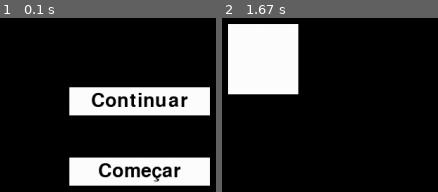
Above: before the commit, frames 1-2 (left to right).
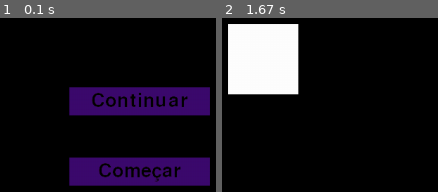
Above: after the commit, the same moments.

Repository: cabral-tiago/pygame-evert
Game: pygame game, started from main.py
Same seed, same stepped clock (60 frames per second), same inputs: the game is played once before the commit and once after it.
Inputs (mouse positions are in pixels of both pictures, inside the frame that each line leads up to):
- Up to frame 1 (0.1 s): no input
- Up to frame 2 (1.67 s): press the mouse at (360, 101) at 0.37 s; move the mouse to (outside the picture) at 0.47 s; release the mouse at (outside the picture) at 0.6 s

The runs differ from the first frame. In frame 1, 20% of the frame differs, in the area x 31-98%, y 39-97%; in frame 2, nothing differs.

Commit message:
[Add] Update methods, button hover, cursor handling
Adds update methods to Game and Scene
Adds update_mouse to Game to handle
cursor updating
Adds hovering effect for Button

Diff:
--- a/classes/button.py
+++ b/classes/button.py
@@ -3,12 +3,14 @@
 from classes.gameobject import GameObject
 from pygame.surface import Surface
 from pygame.font import Font
+import pygame
 
 
 class Button(GameObject):
 
     def __init__(self, text: str, size: Tuple[int, int], target_state: GameState) -> None:
         self.__target_state: GameState = target_state
+        self.hovered: bool = False
 
         font = Font(None, 40)
 
@@ -21,5 +23,13 @@
 
         super().__init__(surface)
 
+    def get_surface(self) -> Surface:
+        if self.hovered:
+            return super().get_surface()
+        else:
+            faded = super().get_surface().copy()
+            faded.fill((60, 10, 110, 180), special_flags=pygame.BLEND_RGB_MIN)
+            return faded
+
     def get_target_state(self) -> GameState:
         return self.__target_state
--- a/classes/scene.py
+++ b/classes/scene.py
@@ -8,6 +8,9 @@
         self.objects: list[GameObject] = []
         self.buttons: list[Button] = []
 
+    def update(self, dt) -> None:
+        pass
+
     def draw(self, screen: Surface) -> None:
         for object in self.objects:
             screen.blit(object.get_surface(), object.get_position())
--- a/game.py
+++ b/game.py
@@ -3,6 +3,7 @@
 from classes.scene import Scene
 from scenes.menu import Menu
 from scenes.world import World
+import pygame
 
 
 class Game:
@@ -15,6 +16,12 @@
         self.__scenes["world"] = World()
 
         self.__current_scene = "menu"
+
+        self.__mouse_down_event = False
+
+    def update(self, dt) -> None:
+        self.__scenes[self.__current_scene].update(dt)
+        self.update_mouse()
 
     def draw(self, screen) -> None:
         self.__scenes[self.__current_scene].draw(screen)
@@ -30,9 +37,28 @@
             case GameState.GAME_PLAYING:
                 self.__current_scene = "world"
 
-    def handle_mouse_click(self, pos: Tuple[int, int]) -> None:
+    def update_mouse(self) -> None:
+        mouse_pos = pygame.mouse.get_pos()
+        flag_hovered = False
+
         match self.__state:
             case GameState.MAIN_MENU:
                 for button in self.__scenes["menu"].buttons:
-                    if button.get_rect().collidepoint(pos):
-                        self.change_state(button.get_target_state())
+                    if button.get_rect().collidepoint(mouse_pos):
+                        button.hovered = True
+                        flag_hovered = True
+                        if self.__mouse_down_event:
+                            self.change_state(button.get_target_state())
+                    else:
+                        button.hovered = False
+
+        self.__mouse_down_event = False
+
+        if flag_hovered:
+            pygame.mouse.set_cursor(pygame.SYSTEM_CURSOR_HAND)
+        else:
+            pygame.mouse.set_cursor(pygame.SYSTEM_CURSOR_ARROW)
+
+
+    def handle_mouse_click(self) -> None:
+        self.__mouse_down_event = True
--- a/main.py
+++ b/main.py
@@ -24,10 +24,11 @@
                 run = False
             case pygame.MOUSEBUTTONDOWN:
                 if pygame.mouse.get_pressed()[0]:
-                    game.handle_mouse_click(pygame.mouse.get_pos())
+                    game.handle_mouse_click()
 
     screen.fill("black")
 
+    game.update(dt)
     game.draw(screen)
 
     pygame.display.update()
